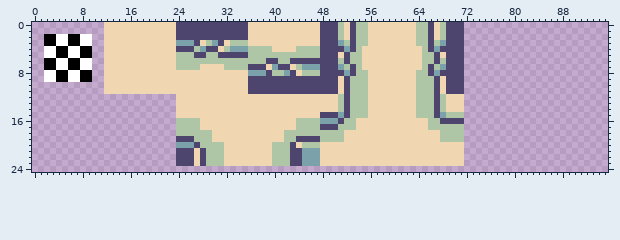
Sprite sheet -- TowerOfDreams/tilesets/tFloor3/output_tileset.png. The picture above was drawn from the file before the commit.
The file is 96x96 pixels. Shown: x 0..95, y 0..24.
Once edited:
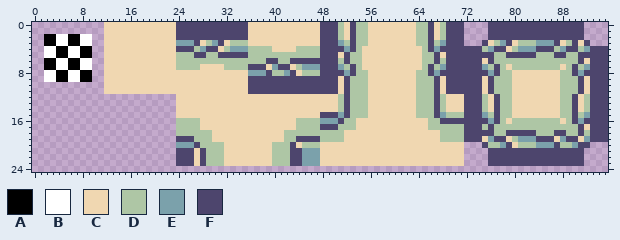
Palette (. is transparent): A #000000  B #ffffff  C #f0d7b1  D #aec6a5  E #7ba1ab  F #4d456d
Edits made:
@@ x 70..95 @@
- 0 FF........................
- 1 FF........................
- 2 FF........................
- 3 FF........................
- 4 FF........................
- 5 FF........................
- 6 FF........................
- 7 FF........................
- 8 FF........................
- 9 FF........................
-10 FF........................
-11 FF........................
-12 CC........................
-13 CC........................
-14 CC........................
-15 DD........................
-16 FF........................
-17 DD........................
-18 DD........................
-19 DD........................
-20 CC........................
-21 CC........................
-22 CC........................
-23 CC........................
+ 0 FF....FFFFFFFFFFFFFFFF....
+ 1 FF....FFFFFFFFFFFFFFFF....
+ 2 FF....FFFFFFFFFFFFFFFF....
+ 3 FF...FCDEFCDDDEEEFCDFCF...
+ 4 FFFFFDEFFCDEEEFFFDEFFDEFFF
+ 5 FFFFFFFDDFFFFFDDDFFDDFFFFF
+ 6 FFFFFCFDDDDDDDDDDDDDDFCFFF
+ 7 FFFFFEDFDCDDDDDDDDCDFDEFFF
+ 8 FFFFFFEFDDCCCCCCCCDDFEFFFF
+ 9 FFFFFCFDDDCCCCCCCCDDDFCFFF
+10 FFFFFCFDDDCCCCCCCCDDDFCFFF
+11 FFFFFCFDDDCCCCCCCCDDDFCFFF
+12 CCFFFDCFDDCCCCCCCCDDFCDFFF
+13 CCFFFDCFDDCCCCCCCCDDFCDFFF
+14 CCFFFDCFDDCCCCCCCCDDFCDFFF
+15 DDFFFEDFDDCCCCCCCCDDFDEFFF
+16 FFFFFFEFDCDDDDDDDDCDFEFFFF
+17 DDFFFDFDDDDDDDDDDDDDDFCFFF
+18 DDFFFFFDDFFFFFDDDFFDDFDFFF
+19 DDFFFCEFFCDEEEFFFCEFFCEFFF
+20 CC...FDDEFCDDDEEEFDDEFF...
+21 CC....FFFFFFFFFFFFFFFF....
+22 CC....FFFFFFFFFFFFFFFF....
+23 CC....FFFFFFFFFFFFFFFF....
 24 ..........................
